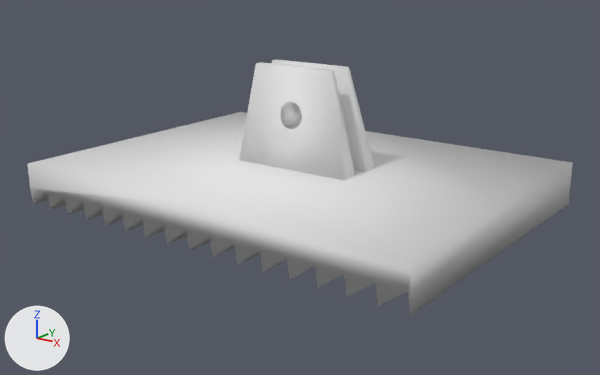
The Blender file Kriecher/Fussplatte.blend, before and after one commit.
The view is the same before and after, from a 50 mm lens placed at (10.87, -11.11, 5.82), pointed at (0.08, 3.48, 0.47). The axes (+X, +Y, +Z) are drawn at lower left. The lights are the same throughout.

In view in the first picture: 'Cylinder', 'Fuss'.
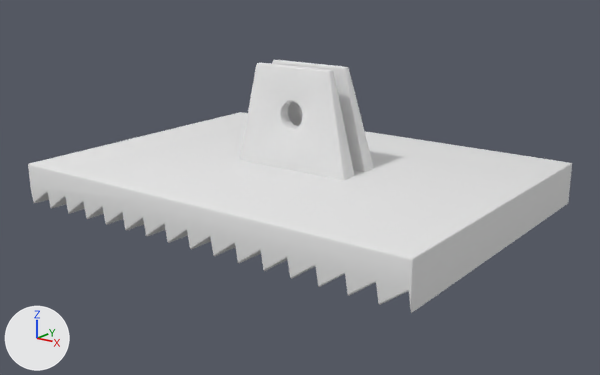
Where the change shows, as pixel boxes [x1, y1, x2, y2] in the pictures (600 x 375 px):
'Fuss', reshaped, modifiers changed
    before: [27, 59, 573, 316]
    after: [28, 60, 572, 313]
'Cylinder', deleted
    before: [280, 102, 302, 129]
part 1 of me_cube, built on
    before: [239, 60, 365, 180]
    after: [240, 61, 364, 180]

What changed in the scene script:
```text
Change me_cube:
    used by ob_fuss; location = (0.0, 0.0, 0.0); scale = (0.444, 0.591, 0.695)
    remove me_cube.from_pydata(...)  # 93 vertices, 53 faces; spans x -11.5..11.0, y 0.0..12.7, z -0.1..4.6
    add me_cube.from_pydata(...)  # 157 vertices, 89 faces; spans x -11.5..11.0, y 0.0..12.7, z -0.1..4.6
    me_cube part 1
    4 faces are deleted
    32 vertices are added at x -0.7..0.7, y 5.5..6.7, z 2.7..3.5
    22 new vertices lie (0.0, 0.5, 0.0) away from vertices in x -0.7..0.7, y 5.5..6.7, z 2.7..3.4
    10 new vertices lie (0.0, 0.4, 0.0) away from vertices in x -0.6..0.6, y 5.6..6.7, z 3.3..3.5
    40 new faces join them
Change ob_fuss:
    add _m = ob_fuss.modifiers.new('Bevel', 'BEVEL')
    add _m.width = 0.3
    add _m.width_pct = 0.3
    add _m.segments = 3
    add _m.limit_method = 'NONE'
    add _m.spread = 0.0
Remove ob_cylinder:
    ob_cylinder = bpy.data.objects.new('Cylinder', me_cylinder_002)
    ob_cylinder.location = (-0.01, 3.76, 2.16)
    ob_cylinder.rotation_euler = (1.571, 0.0, 0.0)  # degrees (90, 0, 0)
    ob_cylinder.scale = (0.5, 0.5, 0.652)
    _m = ob_cylinder.modifiers.new('Boolean', 'BOOLEAN')
    _m.object = ob_fuss
    _m.operation = 'INTERSECT'
    _m.solver = 'FLOAT'
```
